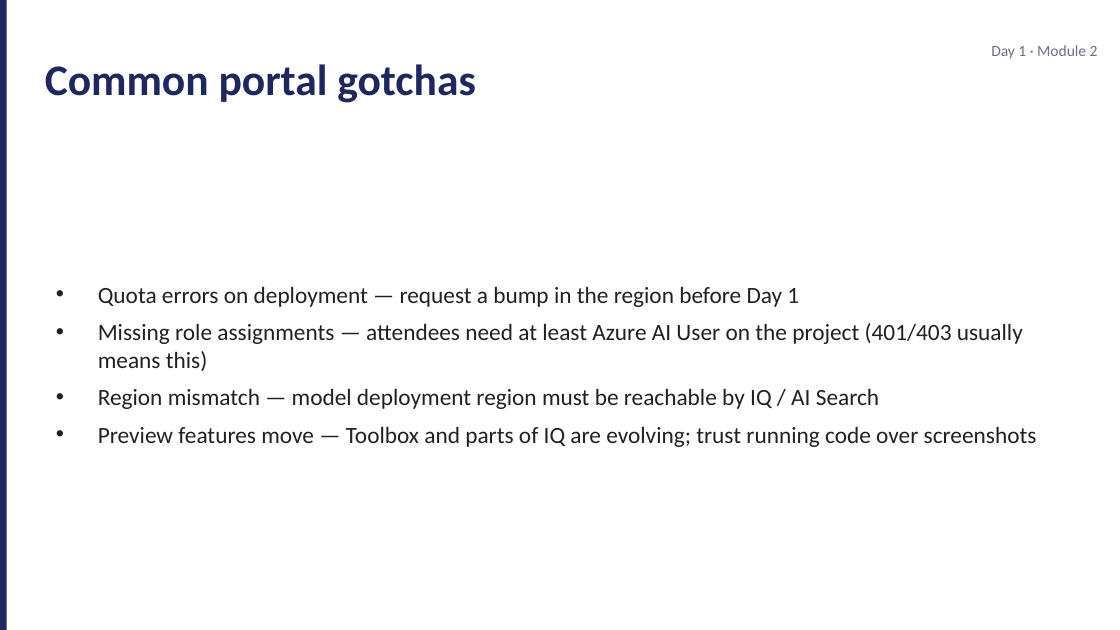
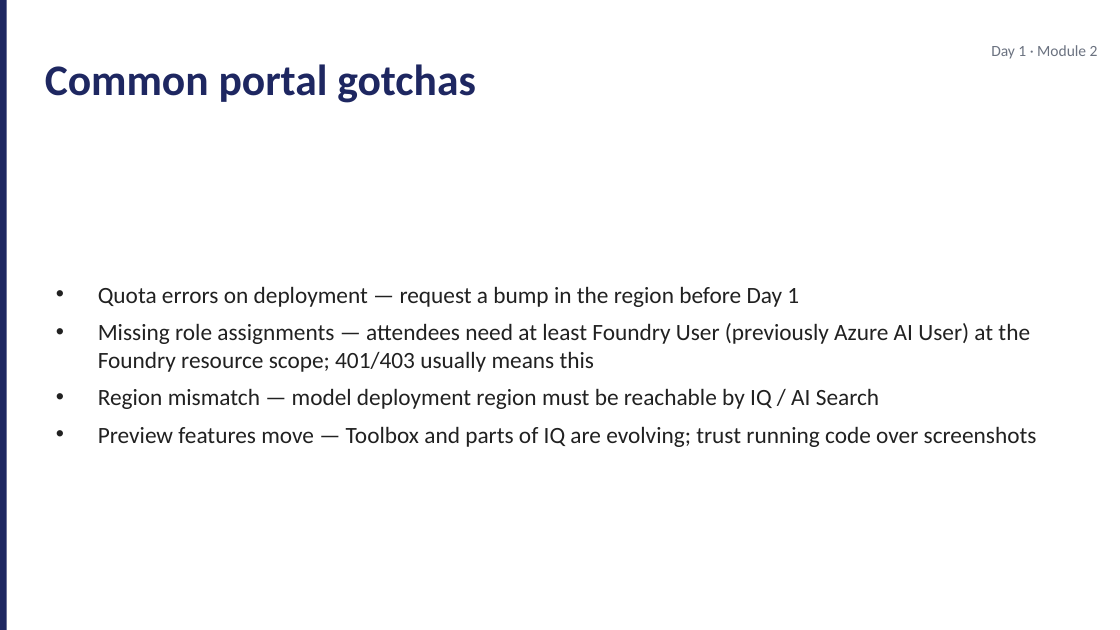
Before and after one commit to JimPiquant/Building-AI-Apps-and-Agents, a slide deck: slide 14 of decks/day1/module-2-foundry-portal.pptx (slide 13 before the commit). Drawn at 1120x630 pixels with LibreOffice and Linux fonts; fonts in the diff are those of the drawing. Boxes give left, top, right and bottom in pixels: in the first picture for what was removed or moved away, otherwise in the second. Text is boxed around its words. In the diff, an @@ line names an element or a change of style, - is before the commit and + after.

```diff
--- a/decks/day1/module-2-foundry-portal.pptx
+++ b/decks/day1/module-2-foundry-portal.pptx
@@ text at [98,323,1030,372]: text changed @@
-• Missing role assignments — attendees need at least Azure AI User on the project (401/403 usually means this)
+• Missing role assignments — attendees need at least Foundry User (previously Azure AI User) at the Foundry resource scope; 401/403 usually means this
```
Also in this commit, not shown: 1 other slide changed, 2 slides added, 1 slide removed, 8 other files.
